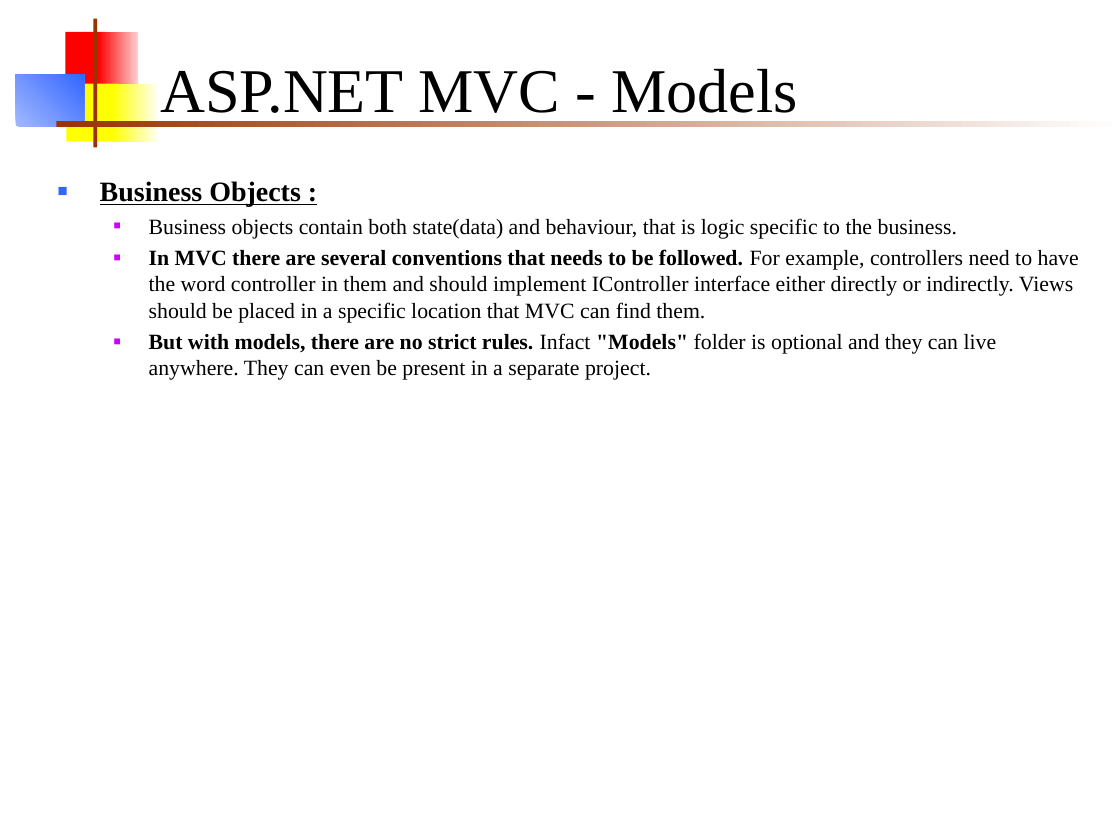
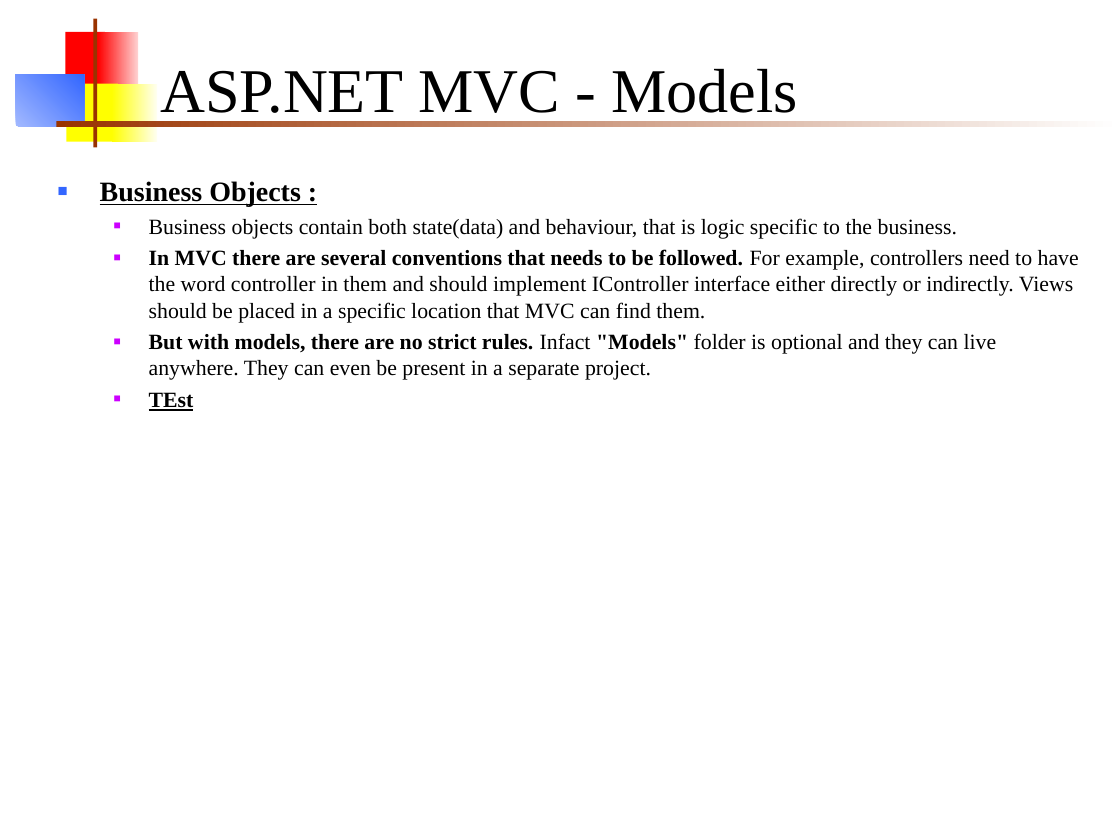
Before and after one commit to chsuresh3112/MVCSample, a slide deck: slide 30 of MVC_training.ppt. Drawn at 1120x840 pixels with LibreOffice and Linux fonts; fonts in the diff are those of the drawing. Boxes give left, top, right and bottom in pixels: in the first picture for what was removed or moved away, otherwise in the second. Text is boxed around its words. In the diff, an @@ line names an element or a change of style, - is before the commit and + after.

Commit message:
test update

```diff
--- a/MVC_training.ppt
+++ b/MVC_training.ppt
@@ text at (149, 392, 194, 411): paragraph added @@
+  ■ TEst
```
